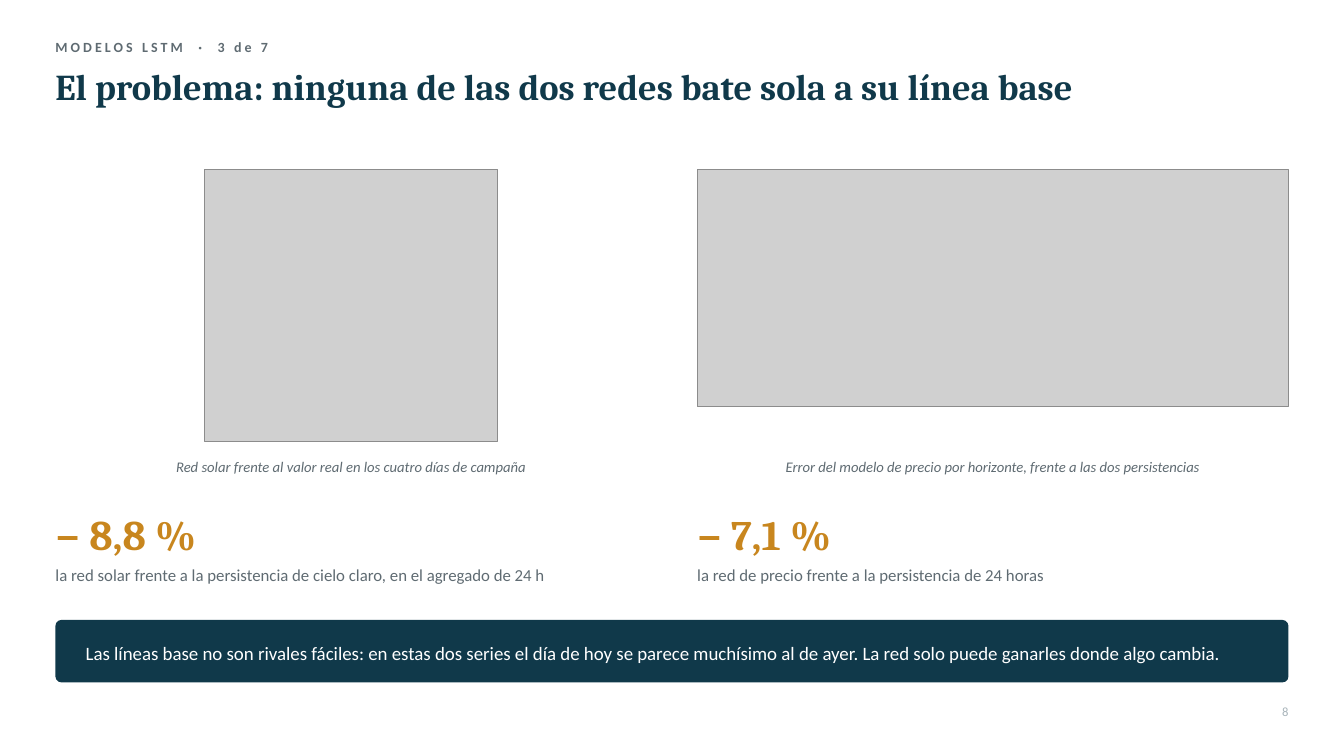
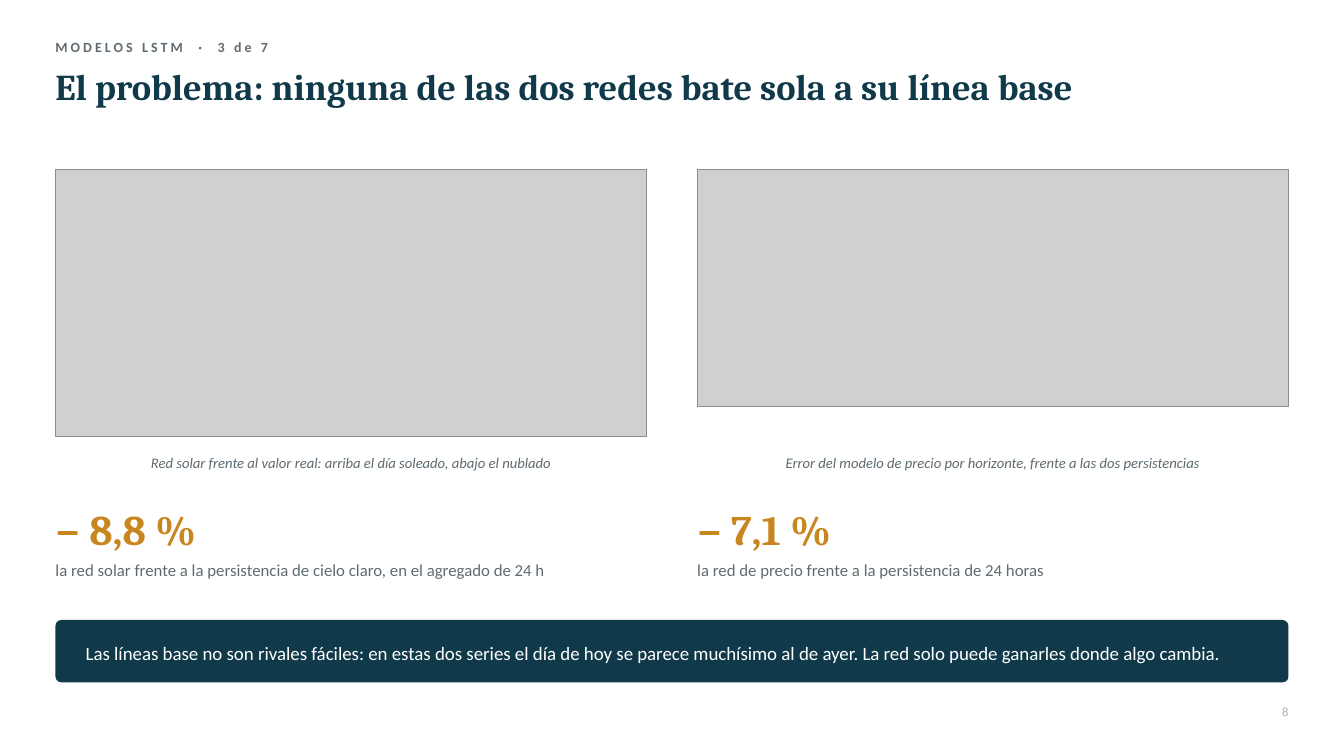
Before and after one commit to FerXxk/multi-energy-station-ems, a slide deck: slide 8 of defensa/OASIS_defensa_TFG.pptx. Drawn at 1344x756 pixels with LibreOffice and Linux fonts; fonts in the diff are those of the drawing; grey boxes stand for pictures. Boxes give left, top, right and bottom in pixels: in the first picture for what was removed or moved away, otherwise in the second. Text is boxed around its words. In the diff, an @@ line names an element or a change of style, - is before the commit and + after.

```diff
--- a/defensa/OASIS_defensa_TFG.pptx
+++ b/defensa/OASIS_defensa_TFG.pptx
@@ picture: place and size @@
-picture at <box>205,169,498,442</box>
+picture at <box>55,169,647,438</box>
@@ text at <box>151,458,550,471</box>: text changed @@
-Red solar frente al valor real en los cuatro días de campaña
+Red solar frente al valor real: arriba el día soleado, abajo el nublado
@@ 5 texts: place and size @@
-5 texts at <box>55,462,1200,584</box>
+5 texts at <box>55,458,1200,579</box>
```
Also in this commit, not shown: 2 other slides changed, 3 other files.
